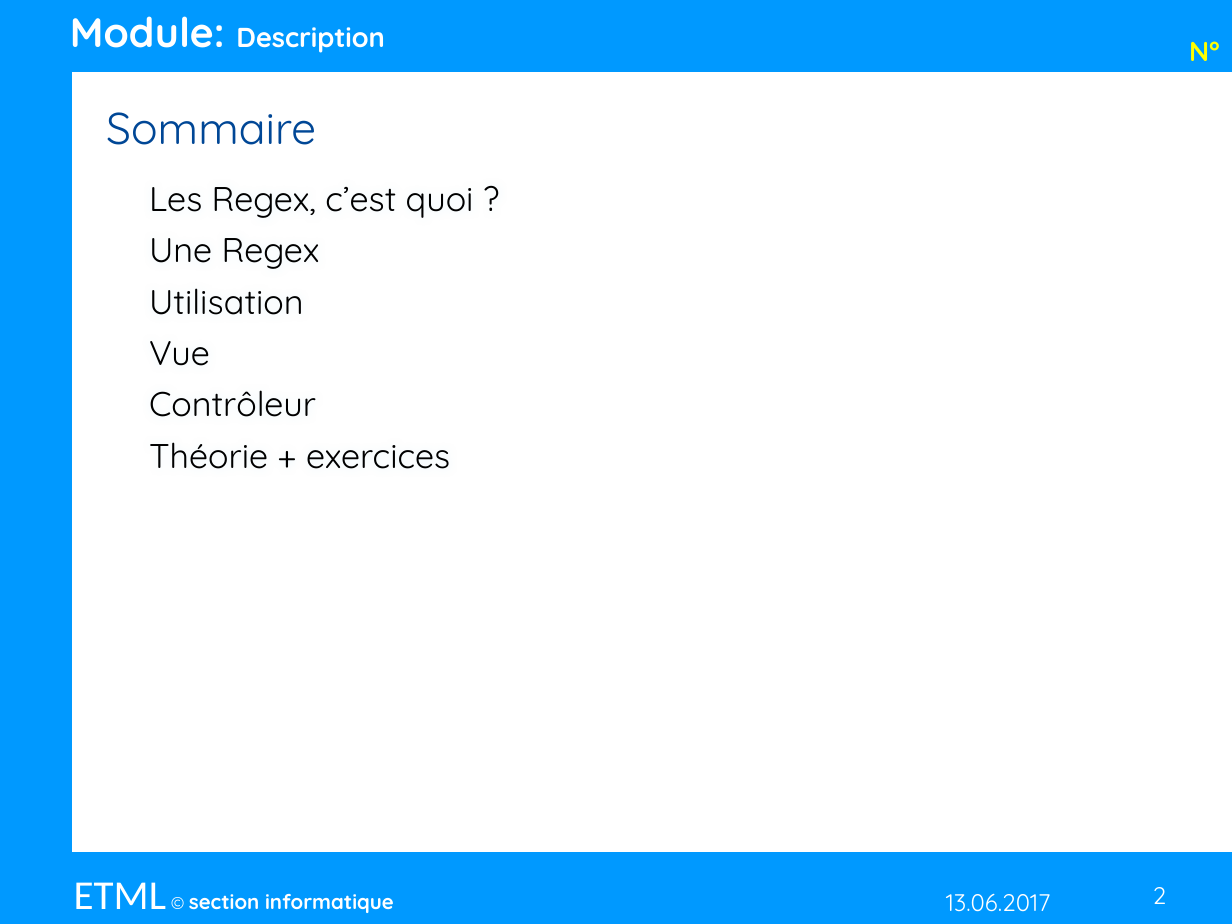
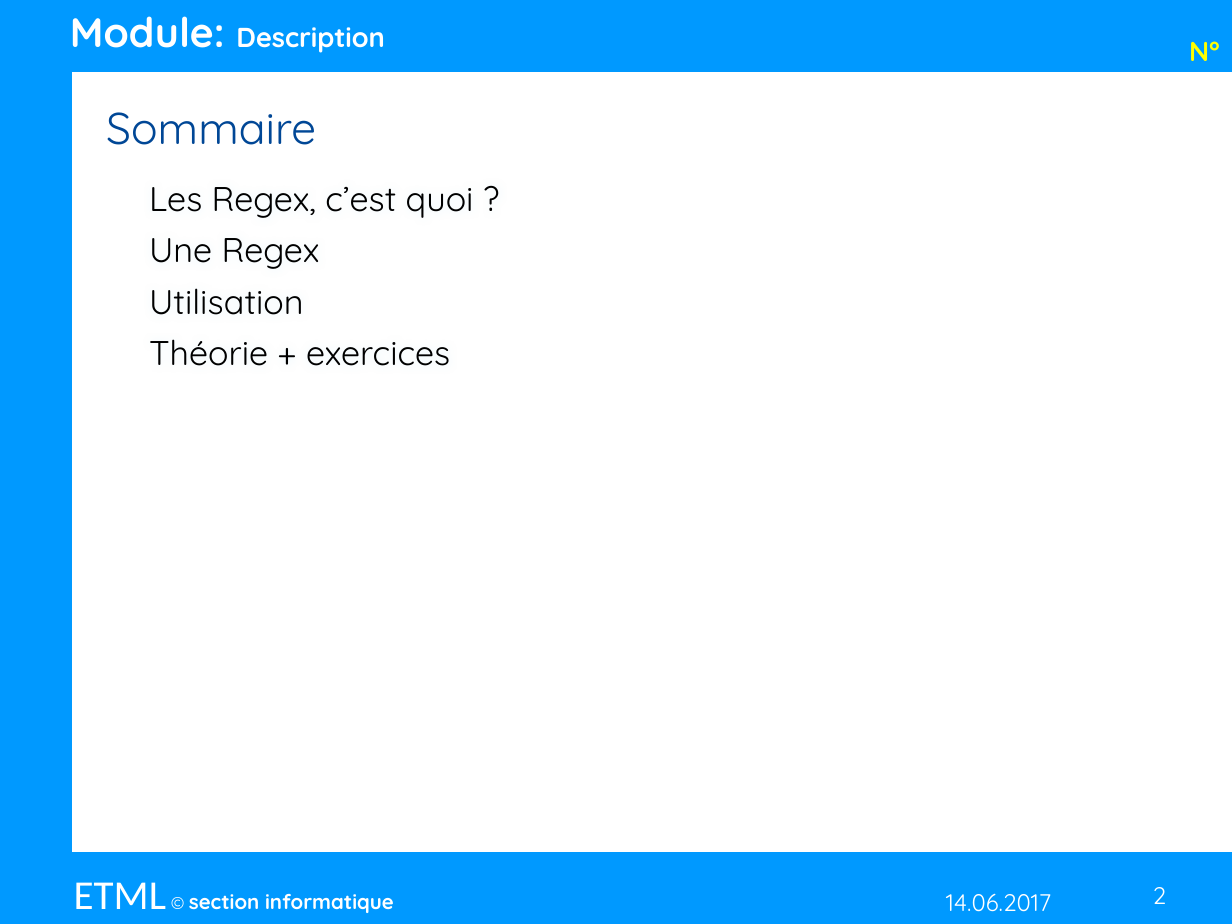
Before and after one commit to mayorjo/Demomot, a slide deck: slide 2 of REGEX/Regex.pptm. Drawn at 1232x924 pixels with LibreOffice and Linux fonts; fonts in the diff are those of the drawing. Boxes give left, top, right and bottom in pixels: in the first picture for what was removed or moved away, otherwise in the second. Text is boxed around its words. In the diff, an @@ line names an element or a change of style, - is before the commit and + after.

```diff
--- a/REGEX/Regex.pptm
+++ b/REGEX/Regex.pptm
@@ text "Théorie + exercices" moved from (x1=149, y1=442, x2=450, y2=469) to (x1=149, y1=339, x2=450, y2=366) @@
@@ text removed at (x1=149, y1=341, x2=210, y2=366) @@
-Vue
@@ text removed at (x1=149, y1=390, x2=316, y2=417) @@
-Contrôleur
@@ text at (x1=946, y1=893, x2=1051, y2=912): text changed @@
-13.06.2017
+14.06.2017
```
Also in this commit, not shown: 5 other slides changed, 1 slide removed, 15 other files.
